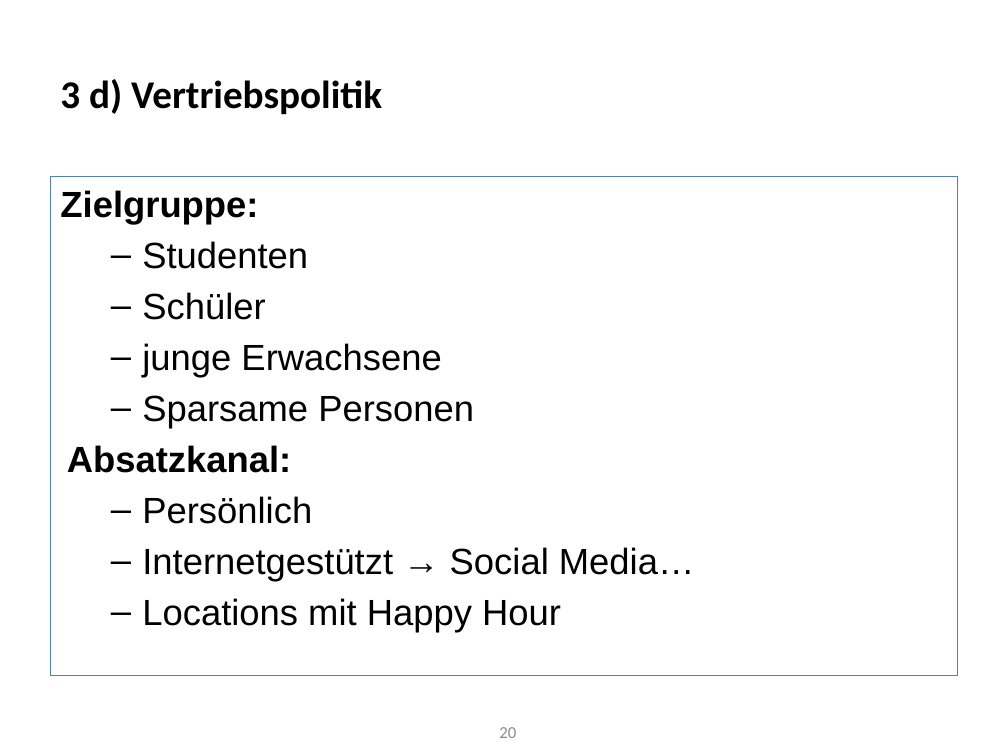
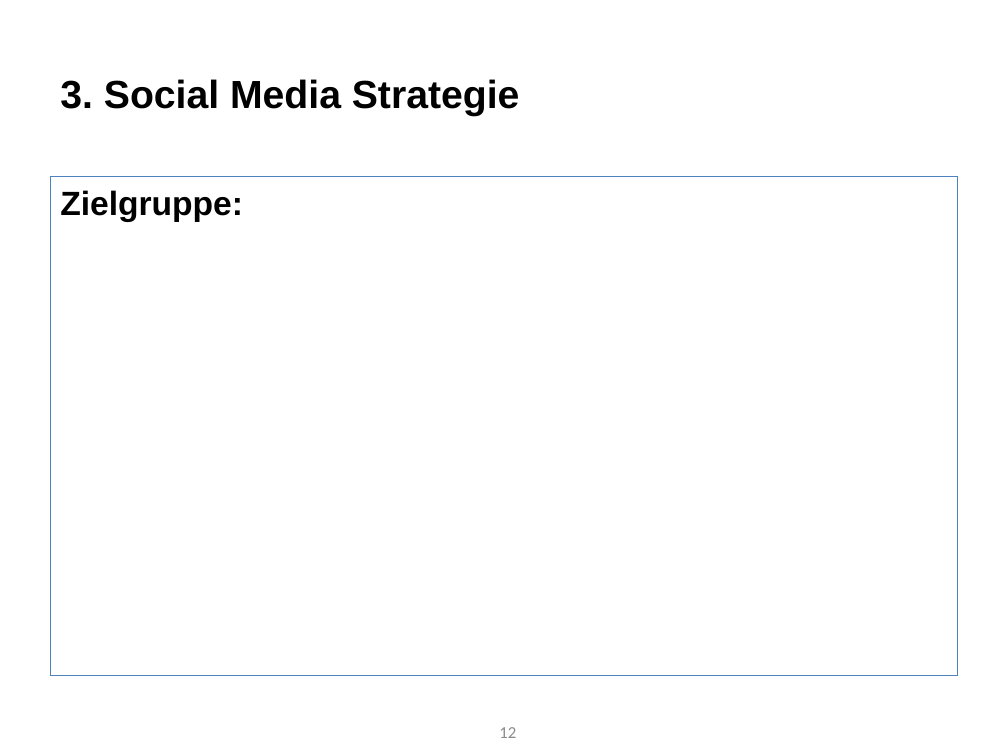
Before and after one commit to Roba1993/Happy-Hour, a slide deck: slide 12 of documents/marketing/Social Media Marketingkonzept/Marketingstrategie - Social Media (5.7).pptx (slide 20 before the commit). Drawn at 1008x756 pixels with LibreOffice and Linux fonts; fonts in the diff are those of the drawing. Boxes give left, top, right and bottom in pixels: in the first picture for what was removed or moved away, otherwise in the second. Text is boxed around its words. In the diff, an @@ line names an element or a change of style, - is before the commit and + after.

Commit message:
Update Social Media Strategie

```diff
--- a/documents/marketing/Social Media Marketingkonzept/Marketingstrategie - Social Media (5.7).pptx
+++ b/documents/marketing/Social Media Marketingkonzept/Marketingstrategie - Social Media (5.7).pptx
@@ text at (60, 79, 520, 116): text changed; font Calibri to Arial @@
-3 d) Vertriebspolitik
+3. Social Media Strategie
@@ rectangle at (50, 176, 958, 675): text to rectangle @@
@@ text in rectangle at (60, 190, 694, 632): text removed @@
-Zielgruppe:
-  – Studenten
-  – Schüler
-  – junge Erwachsene
-  – Sparsame Personen
-Absatzkanal:
-  – Persönlich
-  – Internetgestützt → Social Media…
-  – Locations mit Happy Hour
@@ text added at (60, 190, 243, 222), 24 pt, text #000000, bold @@
+Zielgruppe:
@@ page number at (499, 727, 516, 738): text changed @@
-20
+12
```
Also in this commit, not shown: 6 other slides changed, 7 slides added, 13 slides removed.
